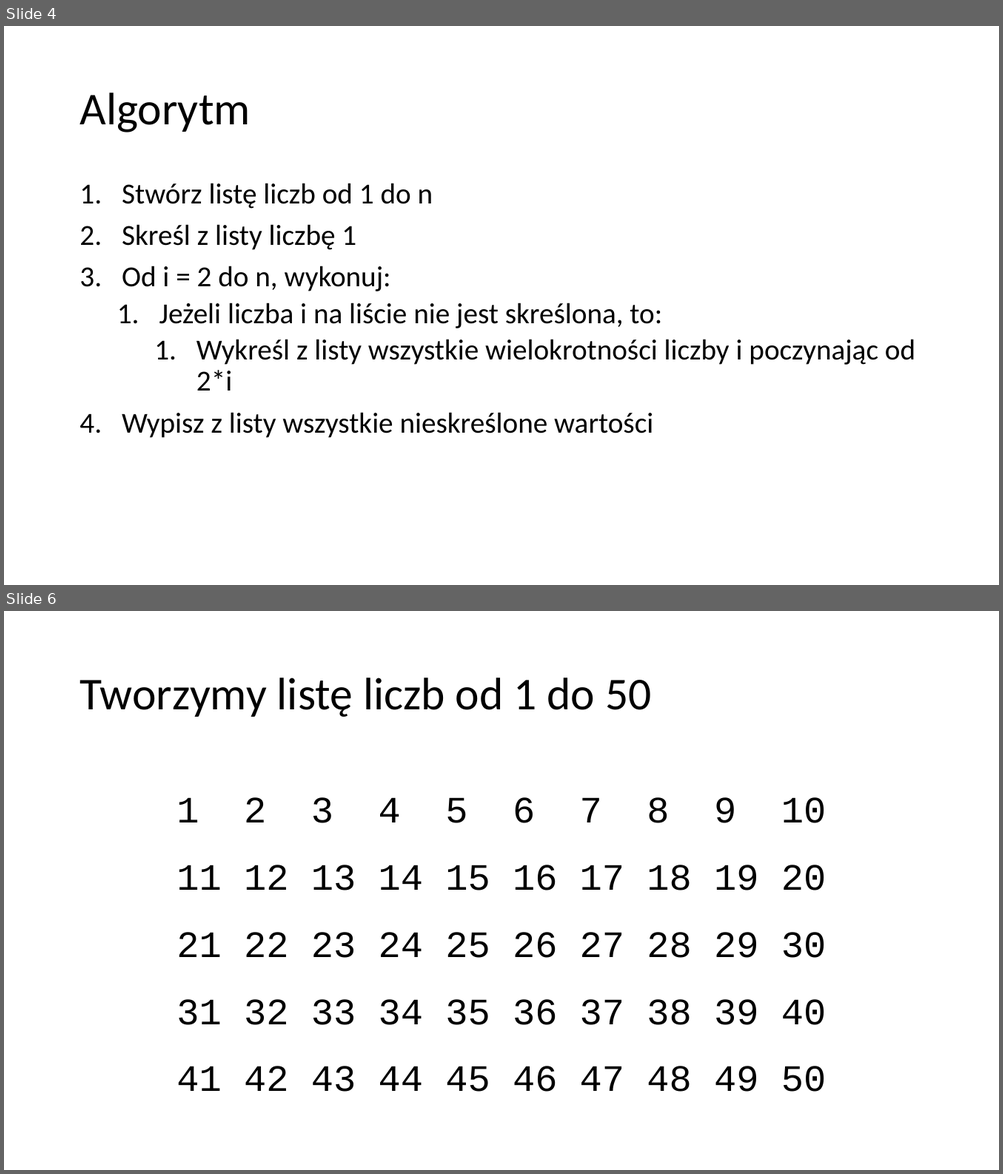
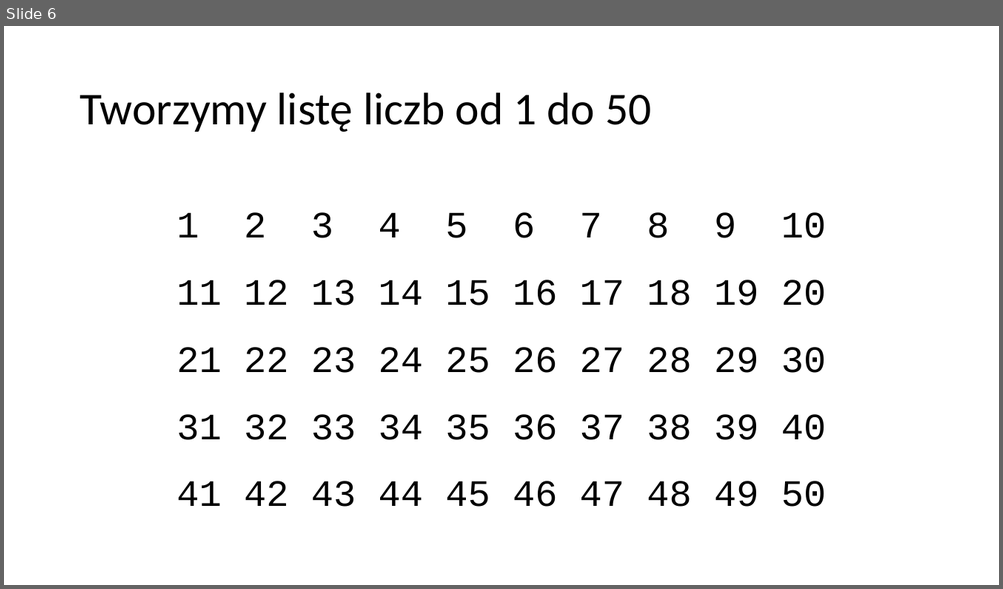
Before and after one commit to blackbat13/cs-lut, a slide deck: Algorytmy/Sito Eratostenesa.pptx. Shown one above the other, each under a label of ours: slides 4 and 6 before the commit, slide 6 after it; the slides between them are not shown. The pictures are 1003x1174 and 1003x589 pixels, drawn with LibreOffice and Linux fonts; fonts in the diff are those of the drawing. Boxes give left, top, right and bottom in pixels: in the first picture for what was removed or moved away, otherwise in the second. Text is boxed around its words. In the diff, an @@ line names an element or a change of style, - is before the commit and + after.

```diff
--- a/Algorytmy/Sito Eratostenesa.pptx
+++ b/Algorytmy/Sito Eratostenesa.pptx
@@ slide 4 removed at <box>4,26,999,585</box>, background #FFFFFF @@
@@ title removed at <box>79,93,250,133</box> @@
-Algorytm
@@ text removed at <box>122,183,915,438</box> @@
-1. Stwórz listę liczb od 1 do n
-2. Skreśl z listy liczbę 1
-3. Od i = 2 do n, wykonuj:
-  1. Jeżeli liczba i na liście nie jest skreślona, to:
-    1. Wykreśl z listy wszystkie wielokrotności liczby i poczynając od 2*i
-4. Wypisz z listy wszystkie nieskreślone wartości
```
Also in this commit, not shown: 3 slides changed, 2 slides added, 1 other slide removed, 1 other file.
